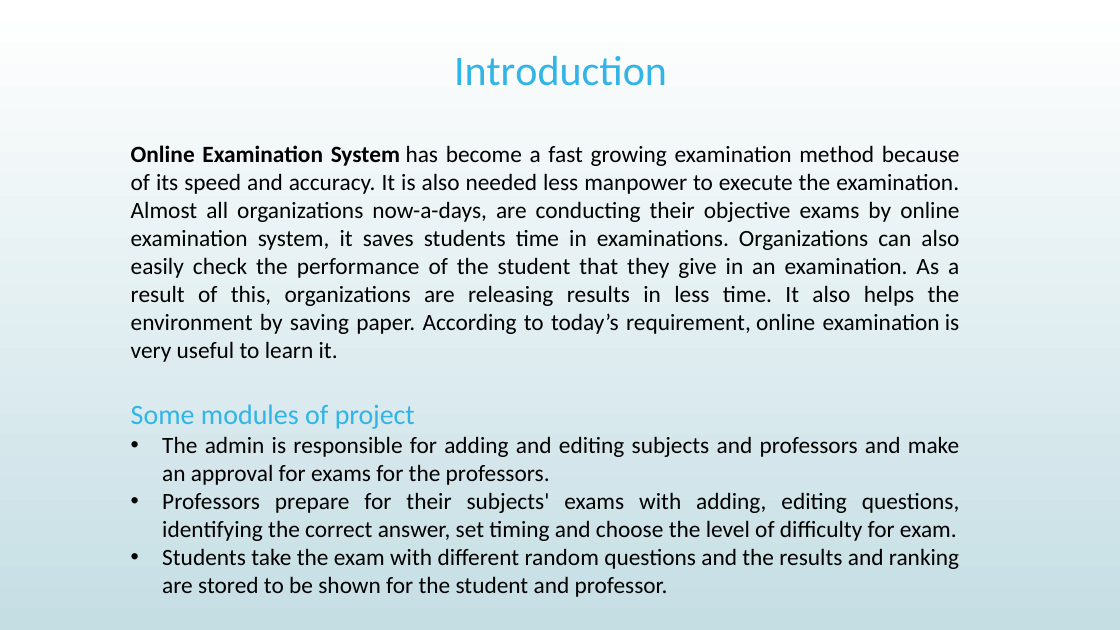
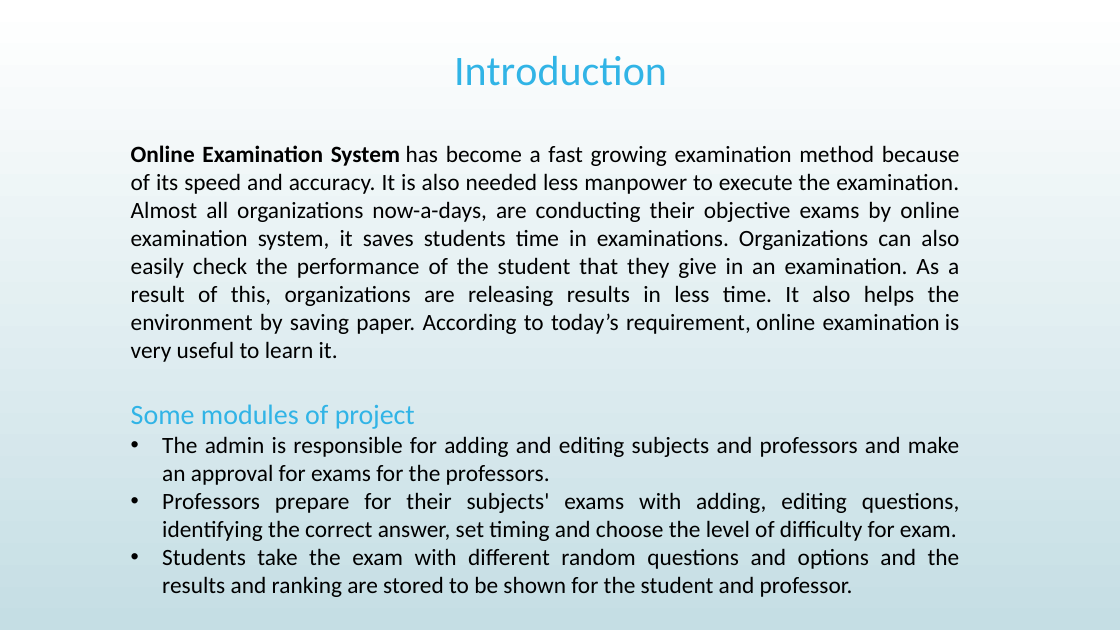
Before and after one commit to mahy209/online-examination, a slide deck: slide 2 of presentation/examia_ppt.pptx. Drawn at 1120x630 pixels with LibreOffice and Linux fonts; fonts in the diff are those of the drawing. Boxes give left, top, right and bottom in pixels: in the first picture for what was removed or moved away, otherwise in the second. Text is boxed around its words. In the diff, an @@ line names an element or a change of style, - is before the commit and + after.

```diff
--- a/presentation/examia_ppt.pptx
+++ b/presentation/examia_ppt.pptx
@@ text at (162,548,960,597): text changed @@
-• Students take the exam with different random questions and the results and ranking are stored to be shown for the student and professor.
+• Students take the exam with different random questions and options and the results and ranking are stored to be shown for the student and professor.
```
Also in this commit, not shown: 1 slide added, 2 other files.
